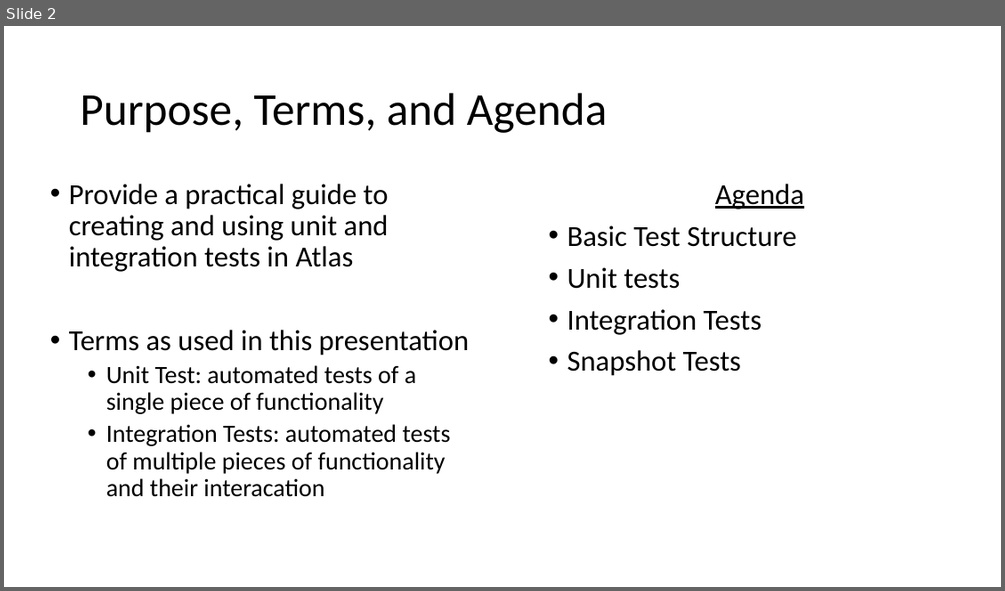
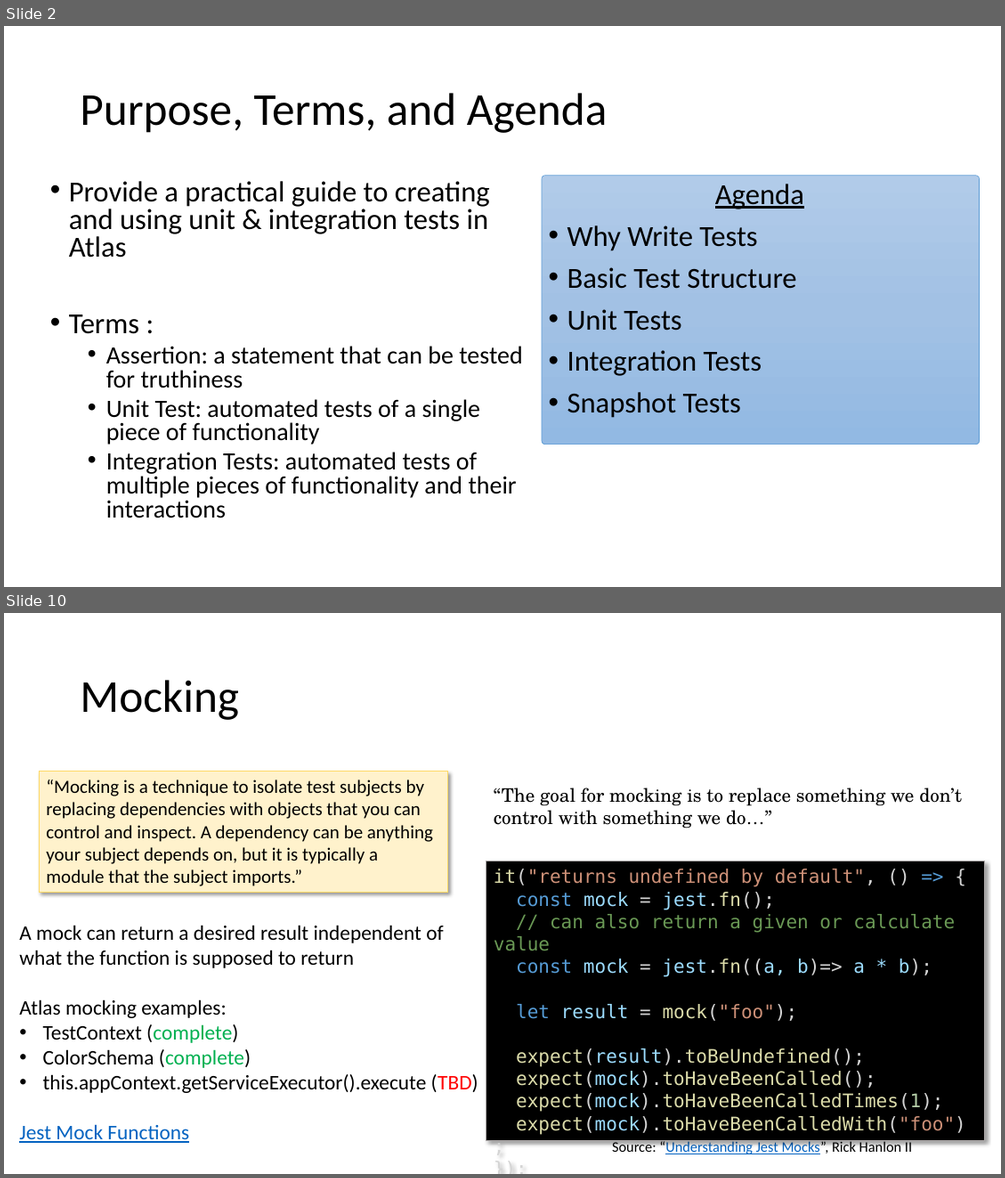
Before and after one commit to reggie3/testing-examples, a slide deck: TestingPresentation.pptx. Shown one above the other, each under a label of ours: slide 2 before the commit, slides 2 and 10 after it; the slides between them are not shown. The pictures are 1005x591 and 1005x1178 pixels, drawn with LibreOffice and Linux fonts; fonts in the diff are those of the drawing. Boxes give left, top, right and bottom in pixels: in the first picture for what was removed or moved away, otherwise in the second. Text is boxed around its words. In the diff, an @@ line names an element or a change of style, - is before the commit and + after.

Commit message:
add presentation script and more examples

```diff
--- a/TestingPresentation.pptx
+++ b/TestingPresentation.pptx
@@ slide 10 added at [4,613,1001,1174], background #FFFFFF @@
@@ title added at [80,680,239,720], 44 pt, text #000000 @@
+Mocking
@@ rectangle added at [39,771,448,892], fill #FFF2CC, outline #FFD966 0.75 pt, 18 pt, text #000000 @@
+“Mocking is a technique to isolate test subjects by replacing dependencies with objects that you can control and inspect. A dependency can be anything your subject depends on, but it is typically a module that the subject imports.”
@@ text added at [494,787,962,828], 18 pt, text #000000 @@
+“The goal for mocking is to replace something we don’t control with something we do…”
@@ rectangle added at [486,861,985,1141], fill #000000, outline #AFABAB 0.75 pt, 18 pt, text #DCDCAA @@
+it("returns undefined by default", () => {
+const mock = jest.fn();
+// can also return a given or calculate value
+const mock = jest.fn((a, b)=> a * b);
+let result = mock("foo");
+expect(result).toBeUndefined();
+expect(mock).toHaveBeenCalled();
+expect(mock).toHaveBeenCalledTimes(1);
+expect(mock).toHaveBeenCalledWith("foo");
+});
@@ text added at [19,925,478,1143], 20 pt, text #000000 @@
+A mock can return a desired result independent of what the function is supposed to return
+Atlas mocking examples:
+• TestContext (complete)
+• ColorSchema (complete)
+• this.appContext.getServiceExecutor().execute (TBD)
+Jest Mock Functions
@@ text added at [612,1140,912,1156], 14 pt, text #000000 @@
+Source: “Understanding Jest Mocks”, Rick Hanlon II
@@ slide 2 changed as well @@
@@ text at [69,181,522,388]: text changed @@
-• Provide a practical guide to creating and using unit and integration tests in Atlas
-• Terms as used in this presentation
+• Provide a practical guide to creating and using unit & integration tests in Atlas
+• Terms :
+  • Assertion: a statement that can be tested for truthiness
@@ rounded rectangle added at [542,176,979,444], fill gradient #B1CBE9 to #A3C1E5 to #93B9E4, outline #5B9BD5 0.5 pt @@
@@ text at [567,225,757,251]: paragraph added @@
+• Why Write Tests
@@ text at [567,309,681,330]: text changed @@
-• Unit tests
+• Unit Tests
@@ text at [106,399,481,444]: line spacing 0.9 to 0.8 @@
@@ text at [106,451,517,518]: text changed @@
-  • Integration Tests: automated tests of multiple pieces of functionality and their interacation
+  • Integration Tests: automated tests of multiple pieces of functionality and their interactions
```
Also in this commit, not shown: 3 other slides changed, 14 other slides added, 1 slide removed, 11 other files.
